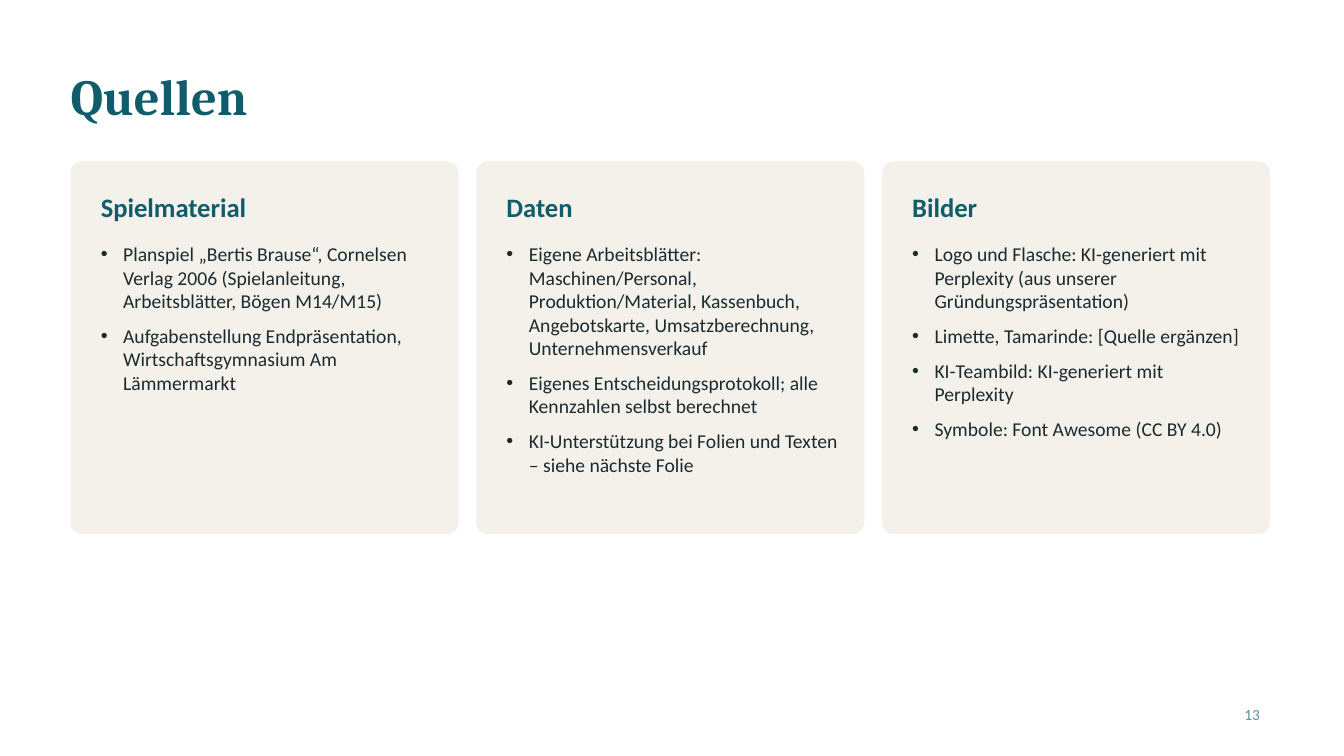
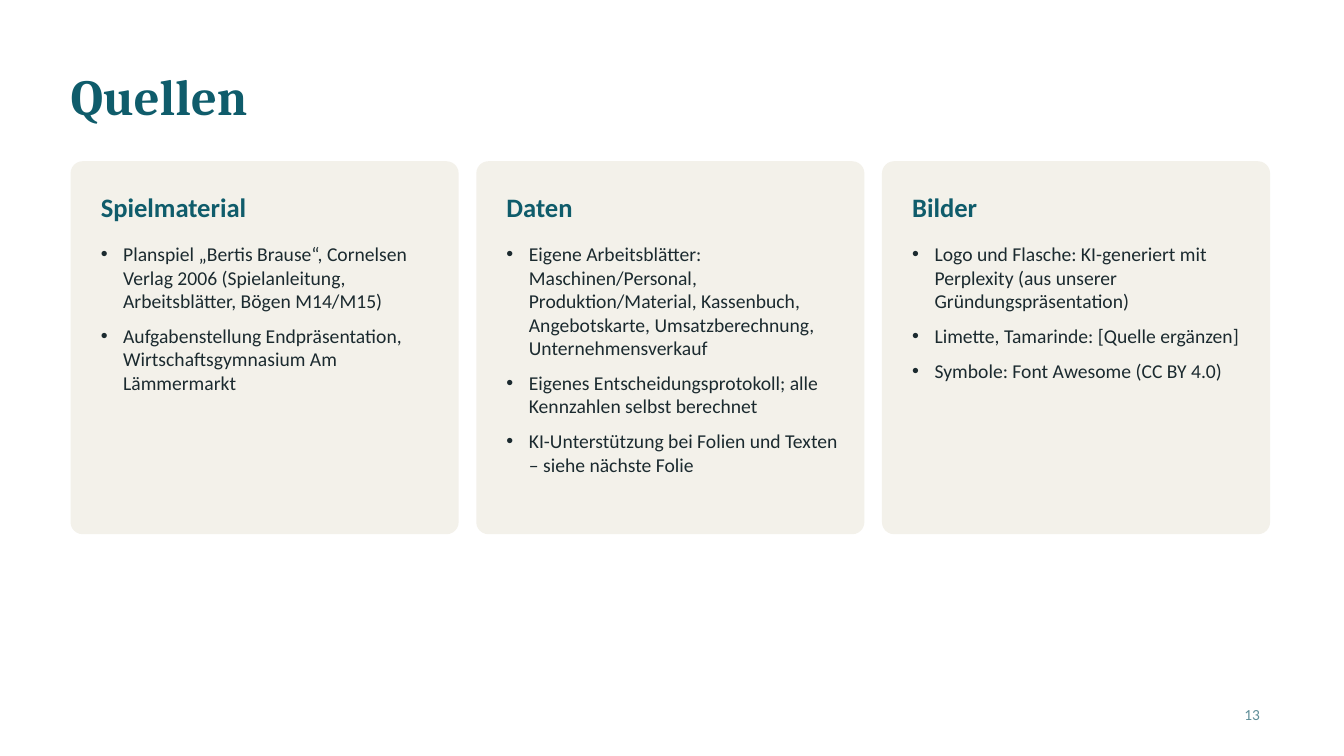
Before and after one commit to jofy0002/claude-workspace, a slide deck: slide 13 of endpraesentation/Elbharz_Endpraesentation.pptx. Drawn at 1344x756 pixels with LibreOffice and Linux fonts; fonts in the diff are those of the drawing. Boxes give left, top, right and bottom in pixels: in the first picture for what was removed or moved away, otherwise in the second. Text is boxed around its words. In the diff, an @@ line names an element or a change of style, - is before the commit and + after.

```diff
--- a/endpraesentation/Elbharz_Endpraesentation.pptx
+++ b/endpraesentation/Elbharz_Endpraesentation.pptx
@@ text at bbox=[935, 364, 1164, 404]: paragraph removed @@
-• KI-Teambild: KI-generiert mit Perplexity
```
Also in this commit, not shown: 2 other slides changed, 5 other files.
